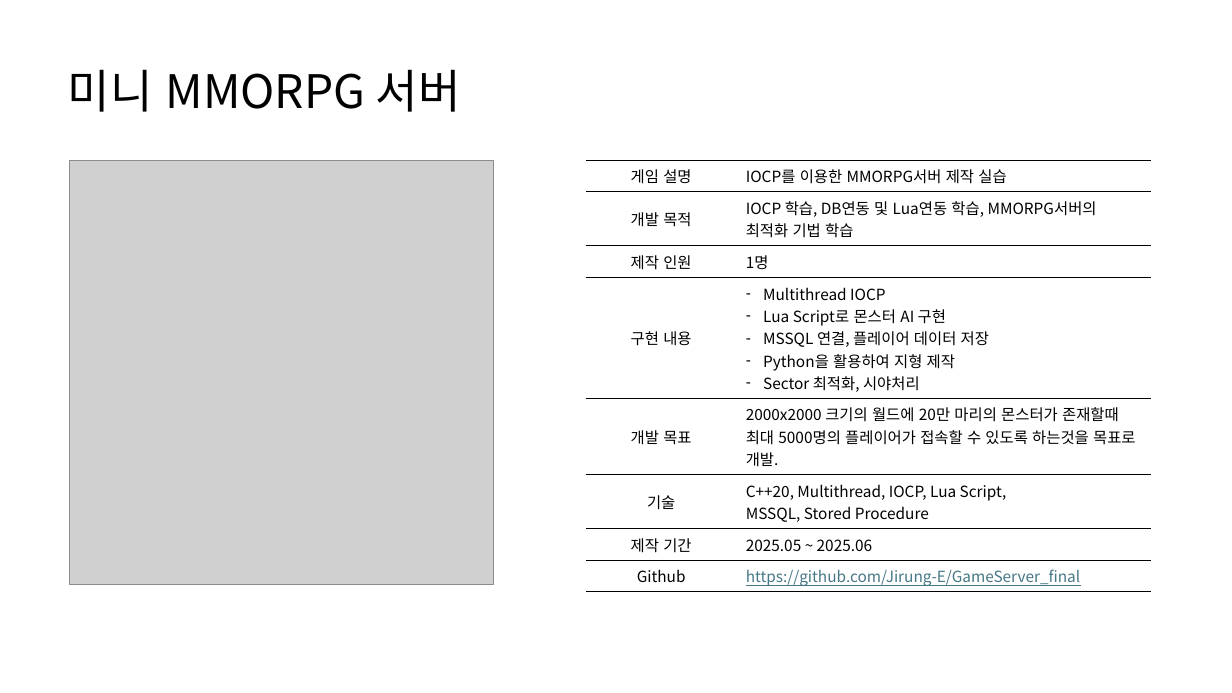
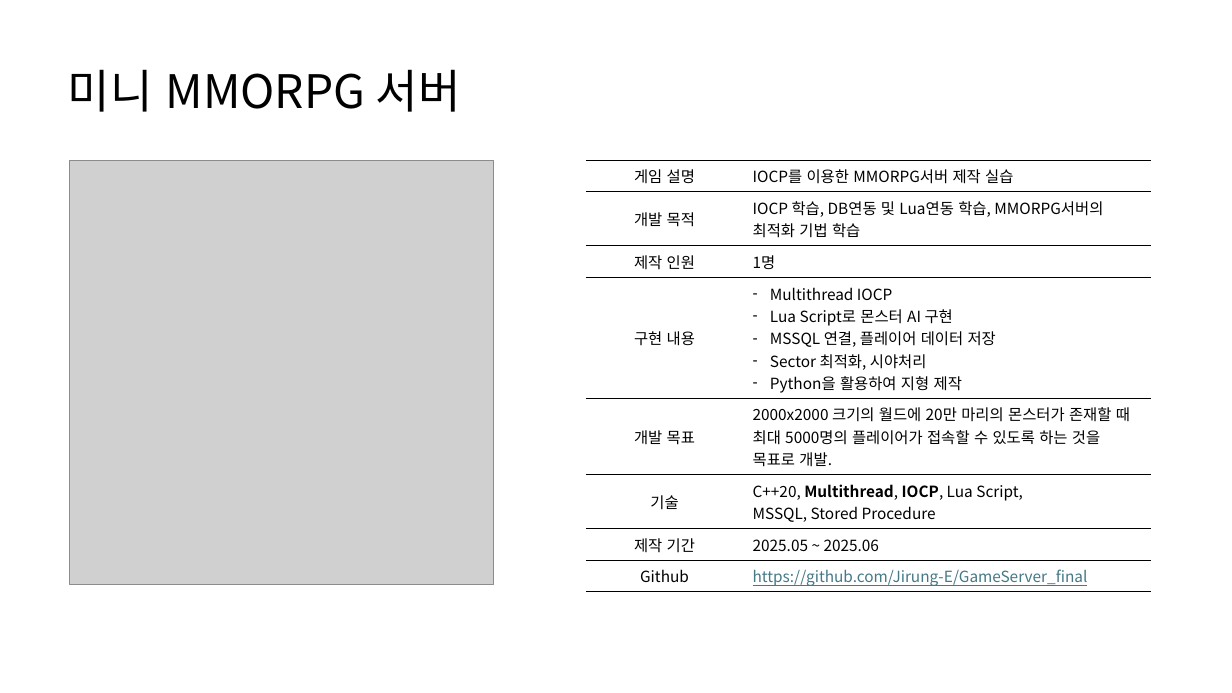
Before and after one commit to HK416/capstone_project, a slide deck: slide 8 of documents/포트폴리오/2020180028_이주형.pptx. Drawn at 1232x693 pixels with LibreOffice and Linux fonts; fonts in the diff are those of the drawing; grey boxes stand for pictures. Boxes give left, top, right and bottom in pixels: in the first picture for what was removed or moved away, otherwise in the second. Text is boxed around its words. In the diff, an @@ line names an element or a change of style, - is before the commit and + after.

Commit message:
포트폴리오 업데이트

```diff
--- a/documents/포트폴리오/2020180028_이주형.pptx
+++ b/documents/포트폴리오/2020180028_이주형.pptx
@@ table at [586, 160, 1152, 590] @@
-row 4, column 2: Multithread IOCP / Lua Script로 몬스터 AI 구현 / MSSQL 연결, 플레이어 데이터 저장 / Python을 활용하여 지형 제작 / Sector 최적화, 시야처리
+row 4, column 2: Multithread IOCP / Lua Script로 몬스터 AI 구현 / MSSQL 연결, 플레이어 데이터 저장 / Sector 최적화, 시야처리 / Python을 활용하여 지형 제작
-row 5, column 2: 2000x2000 크기의 월드에 20만 마리의 몬스터가 존재할때 최대 5000명의 플레이어가 접속할 수 있도록 하는것을 목표로 개발.
+row 5, column 2: 2000x2000 크기의 월드에 20만 마리의 몬스터가 존재할 때 최대 5000명의 플레이어가 접속할 수 있도록 하는 것을 목표로 개발.
@@ bold on in "Multithread, IOCP," @@
```
Also in this commit, not shown: 9 other slides changed, 4 slides added, 6 slides removed.
